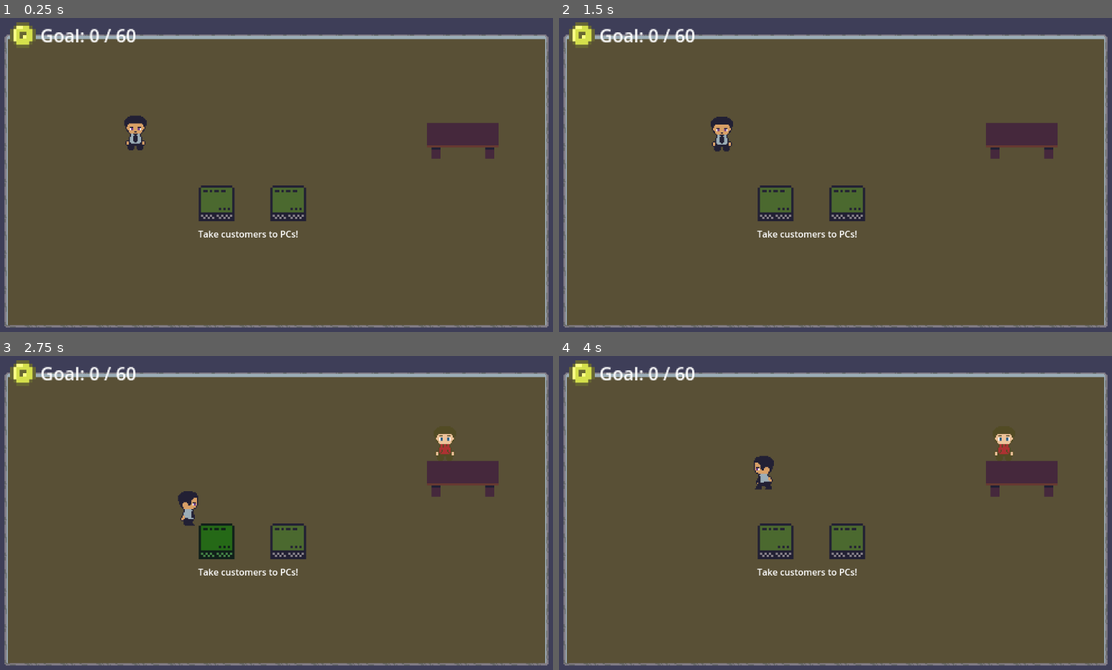
Above: before the commit, frames 1-4 (two rows, left to right).
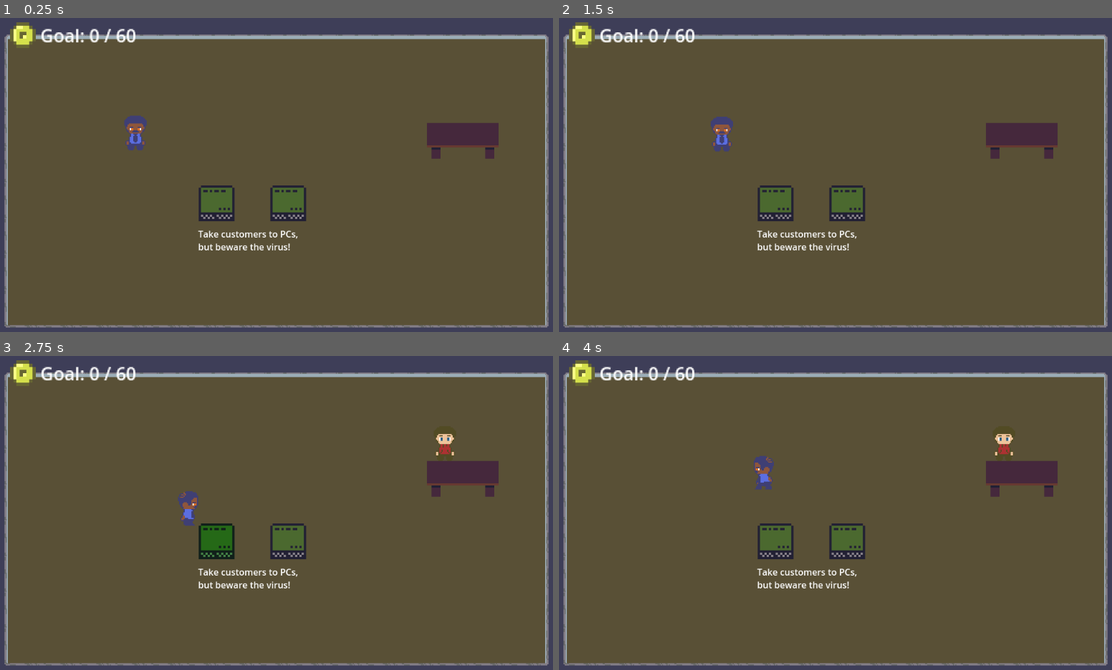
Above: after the commit, the same moments.

Repository: IsaelGabriel/lgj-2023
Game: Godot game, scene res://scenes/levels/level_01.tscn
Two runs of this game, one before a commit and one after it. Both use one fixed random seed, a clock stepped at 60 frames per second and the inputs below. The project has no main scene, so this scene is started directly.
Inputs:
- Up to frame 1 (0.25 s): no input
- Up to frame 2 (1.5 s): tap Enter at 0.5 s; hold Right (p1_right) 0.53-1.28 s; tap Space (p1_use) at 0.6, 1.35 s; hold Down (p1_down) from 1.28 s (still down)
- Up to frame 3 (2.75 s): release Down (p1_down) at 2.03 s; hold Right (p1_right) from 2.03 s (still down); tap Space (p1_use) at 2.1 s
- Up to frame 4 (4 s): release Right (p1_right) at 2.78 s; hold Up (p1_up) 2.78-3.53 s; tap Space (p1_use) at 2.85, 3.6 s; hold Left (p1_left) from 3.53 s (still down)

The runs differ from the first frame. In frame 1, 0.5% of the frame differs, in the area x 22-54%, y 30-75%; in frame 2, 0.5%, in the area x 27-54%, y 31-75%; in frame 3, 0.5%; in frame 4, 0.5%.

Commit message:
level_03 added (needs tuning)

Diff:
--- a/scenes/Level.gd
+++ b/scenes/Level.gd
@@ -1,10 +1,10 @@
 extends Node2D
 @onready var next_level
-@onready var computer1=$Network/Computers/computer
-@onready var computer2=$Network/Computers/computer2
-@onready var computer3=$Network/Computers/computer3
-@onready var computer4=$Network/Computers/computer4
-@onready var computer5=$Network/Computers/computer5
+@onready var computer1=$Computers/computer
+@onready var computer2=$Computers/computer2
+@onready var computer3=$Computers/computer3
+@onready var computer4=$Computers/computer4
+@onready var computer5=$Computers/computer5
 # Called when the node enters the scene tree for the first time.
 func _ready():
 	computer1.start([computer3])
--- a/scenes/levels/level_01.tscn
+++ b/scenes/levels/level_01.tscn
@@ -6,6 +6,7 @@
 [ext_resource type="PackedScene" uid="uid://b6vc6tnmg4sio" path="res://scenes/computer.tscn" id="4_rwupc"]
 [ext_resource type="PackedScene" uid="uid://dyv7agf8jf0g1" path="res://scenes/front_desk.tscn" id="6_aqqgc"]
 [ext_resource type="PackedScene" uid="uid://vjjkym5k13tc" path="res://scenes/ui.tscn" id="7_wbf0n"]
+[ext_resource type="PackedScene" path="res://scenes/music.tscn" id="8_83saq"]
 [ext_resource type="PackedScene" uid="uid://bql1bbnoeqg6f" path="res://scenes/tiles.tscn" id="8_pe6qr"]
 
 [node name="TestScene" type="Node2D"]
@@ -13,6 +14,7 @@
 
 [node name="Player" parent="." instance=ExtResource("2_w6oef")]
 position = Vector2(260, 215)
+ID = 2
 
 [node name="Network" type="Node" parent="."]
 script = ExtResource("3_aihfh")
@@ -48,8 +50,11 @@
 offset_left = 372.0
 offset_top = 385.0
 offset_right = 584.0
-offset_bottom = 425.0
-text = "Take customers to PCs!"
+offset_bottom = 457.0
+text = "Take customers to PCs,
+but beware the virus!"
+
+[node name="music" parent="." instance=ExtResource("8_83saq")]
 
 [connection signal="timeout" from="Network/MaxVirusTimer" to="Network" method="_on_max_virus_timer_timeout"]
 [connection signal="timeout" from="Network/VirusTimer" to="Network" method="_on_virus_timer_timeout"]
--- /dev/null
+++ b/scenes/levels/level_03.gd
@@ -0,0 +1,16 @@
+extends Node2D
+@onready var next_level
+
+var computers =[]
+
+# Called when the node enters the scene tree for the first time.
+func _ready():
+	for i in range(1,16):
+		computers.append(get_node("Network/Computers/computer%d" % i))
+
+	computers[0].start(computers[1], computers[2], computers[3])
+
+
+# Called every frame. 'delta' is the elapsed time since the previous frame.
+func _process(delta):
+	pass
--- /dev/null
+++ b/scenes/levels/level_03.tscn
@@ -0,0 +1,93 @@
+[gd_scene load_steps=8 format=3 uid="uid://b5ufybv0xjdkd"]
+
+[ext_resource type="Script" path="res://scenes/levels/level_03.gd" id="1_xmk2q"]
+[ext_resource type="PackedScene" uid="uid://ctm72syamdtu3" path="res://scenes/player.tscn" id="2_we0vc"]
+[ext_resource type="Script" path="res://scripts/Network.gd" id="3_gfro7"]
+[ext_resource type="PackedScene" uid="uid://b6vc6tnmg4sio" path="res://scenes/computer.tscn" id="4_3hq1p"]
+[ext_resource type="PackedScene" uid="uid://dyv7agf8jf0g1" path="res://scenes/front_desk.tscn" id="5_v86ye"]
+[ext_resource type="PackedScene" uid="uid://vjjkym5k13tc" path="res://scenes/ui.tscn" id="6_66gj2"]
+[ext_resource type="PackedScene" uid="uid://bql1bbnoeqg6f" path="res://scenes/tiles.tscn" id="7_whgsa"]
+
+[node name="TestScene" type="Node2D"]
+script = ExtResource("1_xmk2q")
+
+[node name="Player" parent="." instance=ExtResource("2_we0vc")]
+position = Vector2(260, 215)
+ID = 2
+
+[node name="Network" type="Node" parent="."]
+script = ExtResource("3_gfro7")
+
+[node name="Computers" type="Node" parent="Network"]
+
+[node name="computer1" parent="Network/Computers" instance=ExtResource("4_3hq1p")]
+position = Vector2(360, 96)
+
+[node name="computer2" parent="Network/Computers" instance=ExtResource("4_3hq1p")]
+position = Vector2(257, 96)
+
+[node name="computer3" parent="Network/Computers" instance=ExtResource("4_3hq1p")]
+position = Vector2(152, 96)
+
+[node name="computer4" parent="Network/Computers" instance=ExtResource("4_3hq1p")]
+position = Vector2(88, 250)
+direction = 1
+
+[node name="computer5" parent="Network/Computers" instance=ExtResource("4_3hq1p")]
+position = Vector2(88, 346)
+direction = 1
+
+[node name="computer6" parent="Network/Computers" instance=ExtResource("4_3hq1p")]
+position = Vector2(88, 442)
+direction = 1
+
+[node name="computer7" parent="Network/Computers" instance=ExtResource("4_3hq1p")]
+position = Vector2(195, 511)
+direction = 2
+
+[node name="computer8" parent="Network/Computers" instance=ExtResource("4_3hq1p")]
+position = Vector2(284, 511)
+direction = 2
+
+[node name="computer9" parent="Network/Computers" instance=ExtResource("4_3hq1p")]
+position = Vector2(396, 511)
+direction = 2
+
+[node name="computer10" parent="Network/Computers" instance=ExtResource("4_3hq1p")]
+position = Vector2(506, 511)
+direction = 2
+
+[node name="computer11" parent="Network/Computers" instance=ExtResource("4_3hq1p")]
+position = Vector2(608, 512)
+direction = 2
+
+[node name="computer12" parent="Network/Computers" instance=ExtResource("4_3hq1p")]
+position = Vector2(277, 335)
+
+[node name="computer13" parent="Network/Computers" instance=ExtResource("4_3hq1p")]
+position = Vector2(383, 335)
+
+[node name="computer14" parent="Network/Computers" instance=ExtResource("4_3hq1p")]
+position = Vector2(503, 335)
+
+[node name="MaxVirusTimer" type="Timer" parent="Network"]
+wait_time = 15.0
+autostart = true
+
+[node name="VirusTimer" type="Timer" parent="Network"]
+wait_time = 120.0
+autostart = true
+
+[node name="Front Desk" parent="." instance=ExtResource("5_v86ye")]
+position = Vector2(845, 230)
+line_interval = 2.0
+max_clients = 2
+
+[node name="UI" parent="." instance=ExtResource("6_66gj2")]
+z_index = 5
+goal = 1200
+
+[node name="Tiles" parent="." instance=ExtResource("7_whgsa")]
+
+[connection signal="timeout" from="Network/MaxVirusTimer" to="Network" method="_on_max_virus_timer_timeout"]
+[connection signal="timeout" from="Network/VirusTimer" to="Network" method="_on_virus_timer_timeout"]
Not shown: 1 places in scenes/levels/level_01.tscn that only renumber resources
